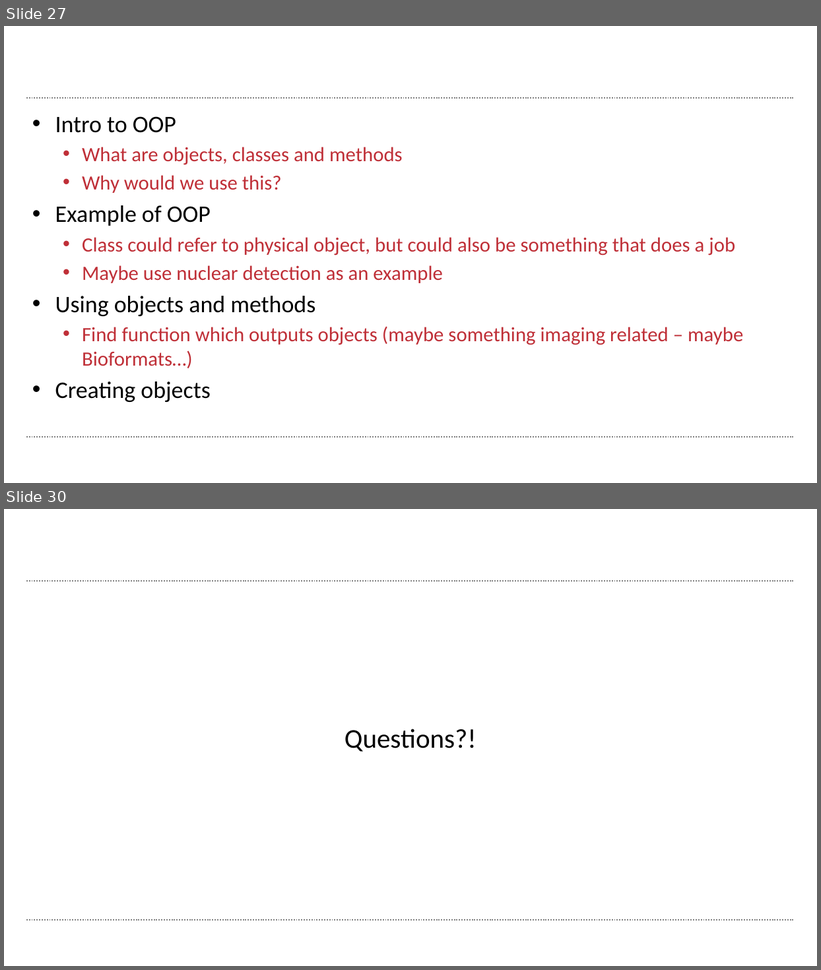
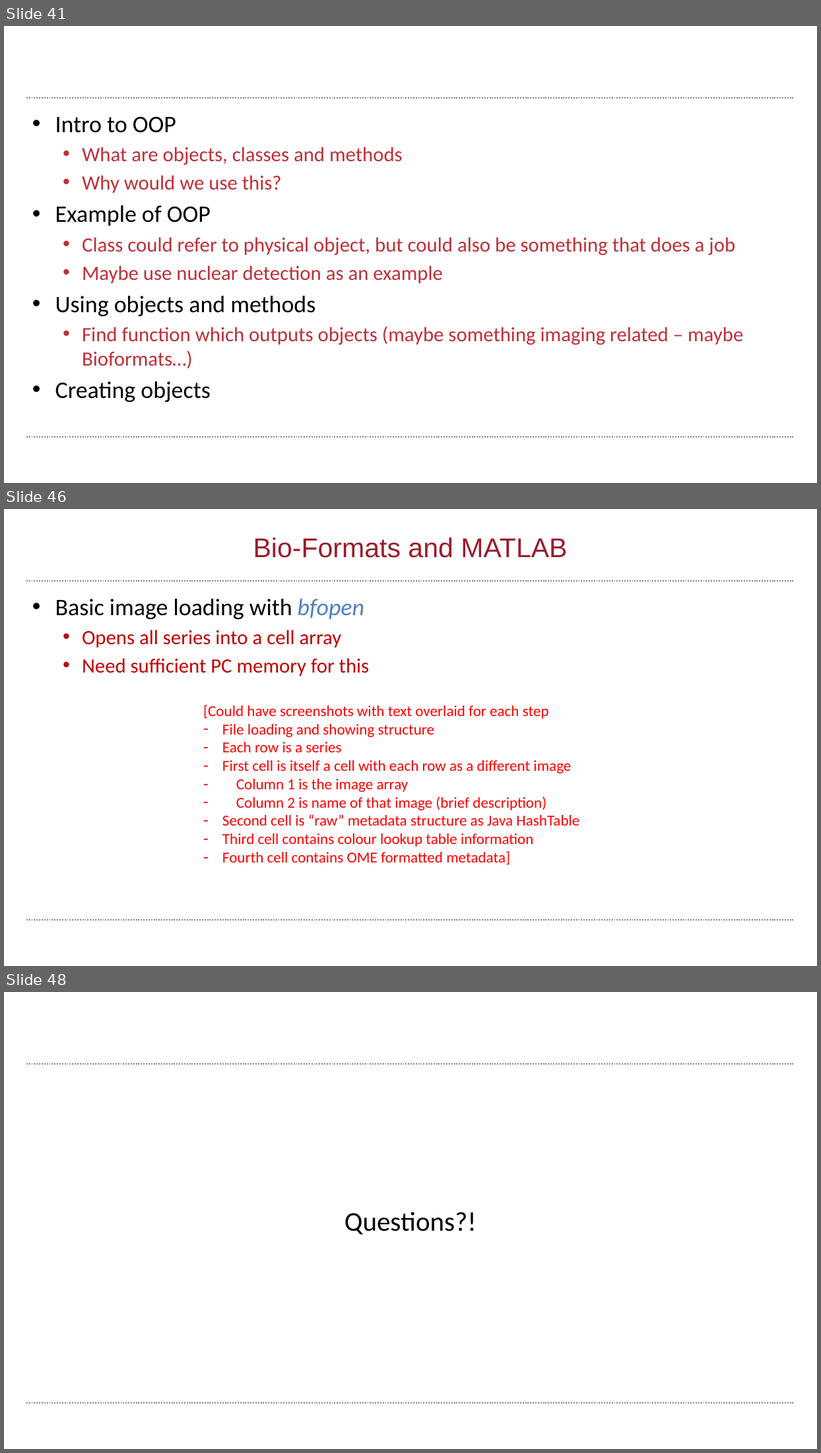
Before and after one commit to wbif-bristol/MATLAB-course, a slide deck: Session 3 - Advanced data structures/MATLAB Session 3.pptx. Shown one above the other, each under a label of ours: slides 27 and 30 before the commit, slides 41, 46 and 48 after it; the slides between them are not shown. The pictures are 821x970 and 821x1453 pixels, drawn with LibreOffice and Linux fonts; fonts in the diff are those of the drawing; background and template pictures are left out. Boxes give left, top, right and bottom in pixels: in the first picture for what was removed or moved away, otherwise in the second. Text is boxed around its words. In the diff, an @@ line names an element or a change of style, - is before the commit and + after.

Commit message:
Started on Bio-Formats reader content

```diff
--- a/Session 3 - Advanced data structures/MATLAB Session 3.pptx
+++ b/Session 3 - Advanced data structures/MATLAB Session 3.pptx
@@ slide 46 added at [4,509,817,966], background #FFFFFF; not listed: 2 template elements that a slide beside it also shows @@
@@ title added at [253,537,567,558], 32 pt, text #9A1D2B @@
+Bio-Formats and MATLAB
@@ text added at [55,599,370,676], 24 pt, text #C00000 @@
+• Basic image loading with bfopen
+  • Opens all series into a cell array
+  • Need sufficient PC memory for this
@@ text added at [203,705,580,865], 18 pt, text #FF0000 @@
+[Could have screenshots with text overlaid for each step
+– File loading and showing structure
+– Each row is a series
+    – First cell is itself a cell with each row as a different image
+    – Column 1 is the image array
+    – Column 2 is name of that image (brief description)
+    – Second cell is “raw” metadata structure as Java HashTable
+    – Third cell contains colour lookup table information
+    – Fourth cell contains OME formatted metadata]
@@ what was slide 27 is now slide 41 @@
@@ what was slide 30 is now slide 48 @@
```
Also in this commit, not shown: 9 slides changed, 18 other slides added, 1 slide removed, 22 other files.
